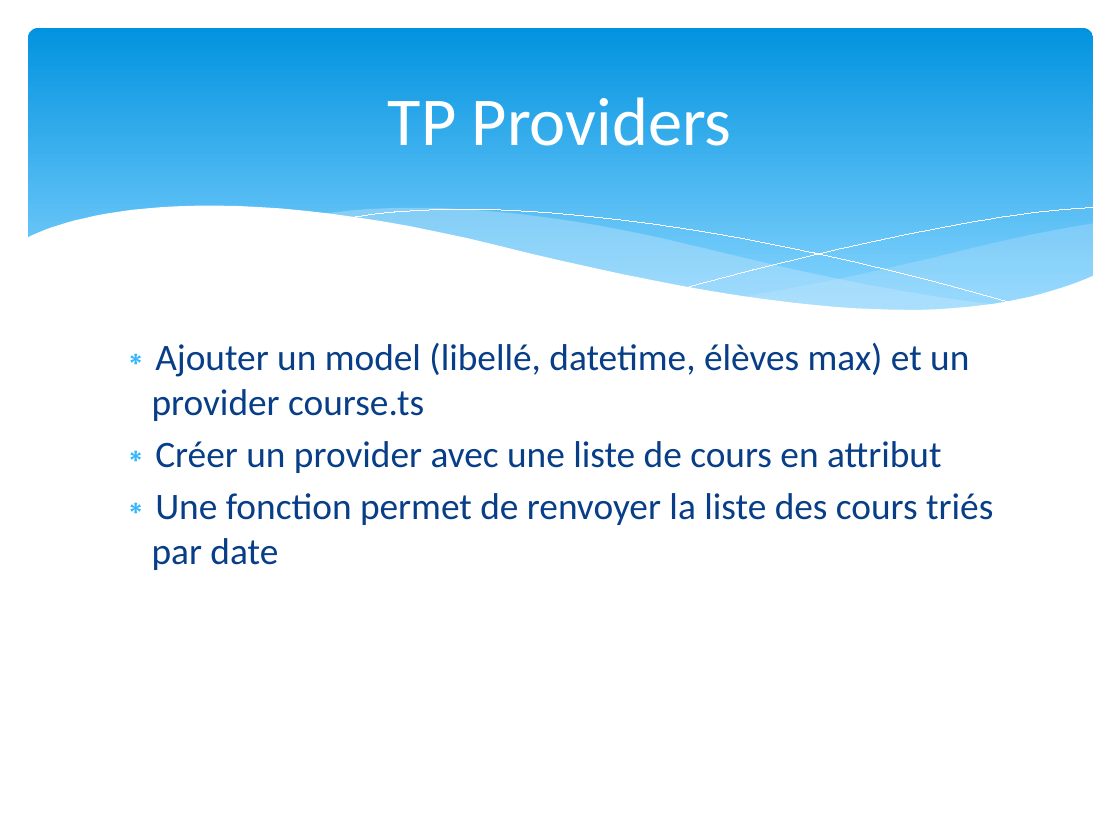
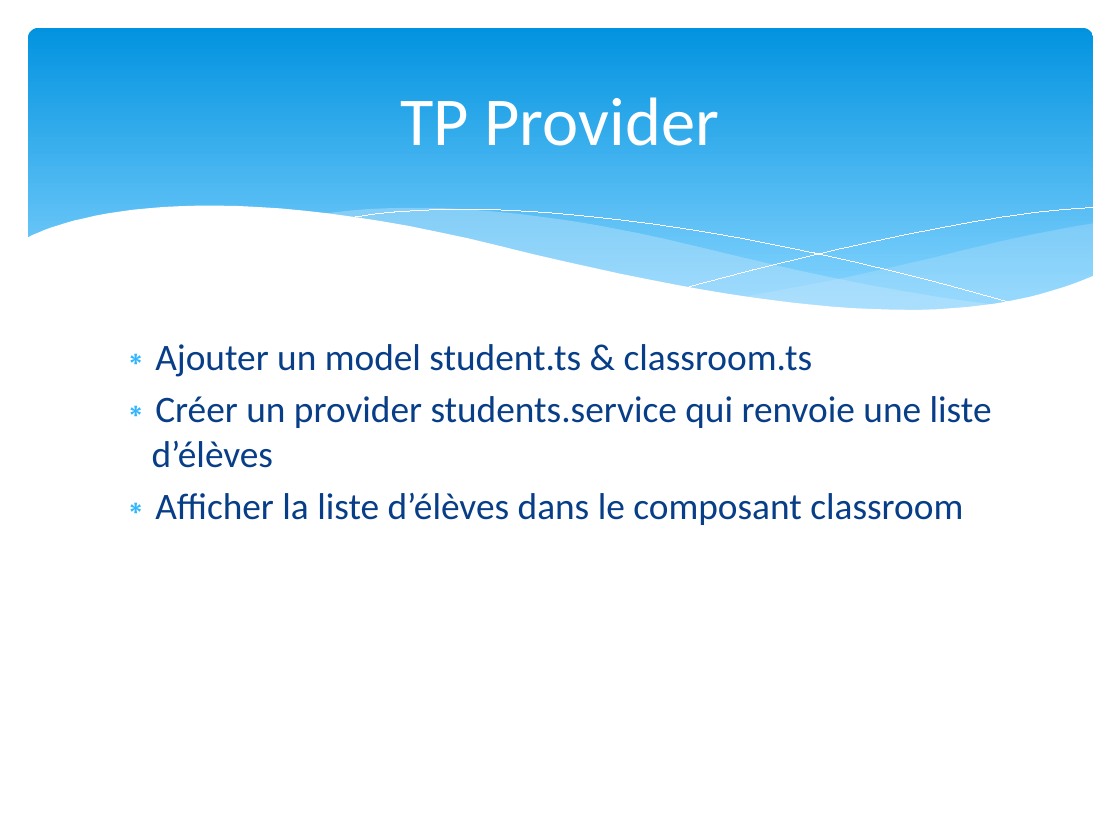
Before and after one commit to dalabord/ng-formation, a slide deck: slide 13 of formation_Angular.pptx. Drawn at 1120x840 pixels with LibreOffice and Linux fonts; fonts in the diff are those of the drawing. Boxes give left, top, right and bottom in pixels: in the first picture for what was removed or moved away, otherwise in the second. Text is boxed around its words. In the diff, an @@ line names an element or a change of style, - is before the commit and + after.

Commit message:
Section providers achevée

```diff
--- a/formation_Angular.pptx
+++ b/formation_Angular.pptx
@@ title at box(401, 97, 719, 146): text changed @@
-TP Providers
+TP Provider
@@ text at box(152, 344, 992, 525): text changed @@
-∗ Ajouter un model (libellé, datetime, élèves max) et un provider course.ts
-∗ Créer un provider avec une liste de cours en attribut
-∗ Une fonction permet de renvoyer la liste des cours triés par date
+∗ Ajouter un model student.ts & classroom.ts
+∗ Créer un provider students.service qui renvoie une liste d’élèves
+∗ Afficher la liste d’élèves dans le composant classroom
```
Also in this commit, not shown: 4 other slides changed, 1 slide added, 1 slide removed, 48 other files.
